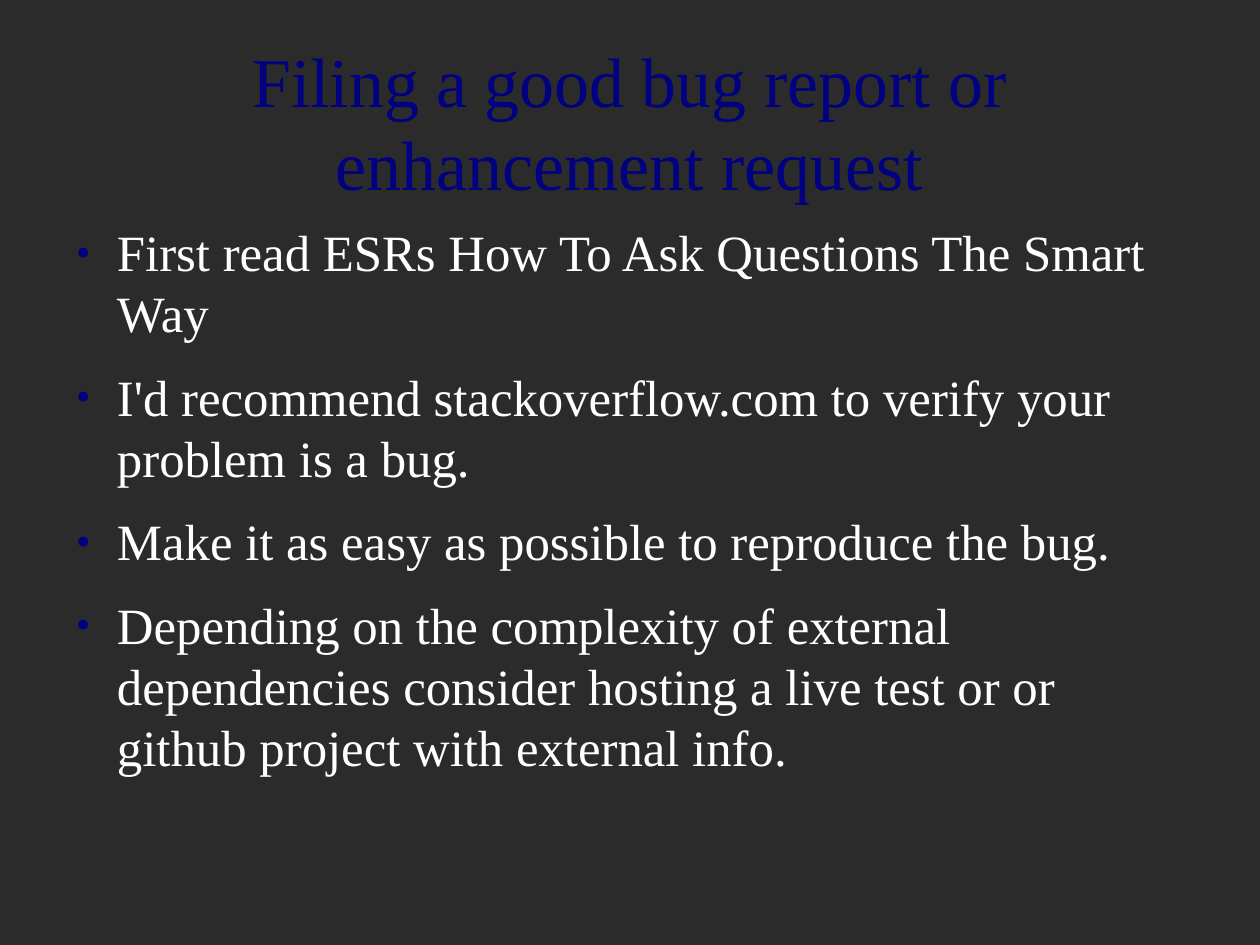
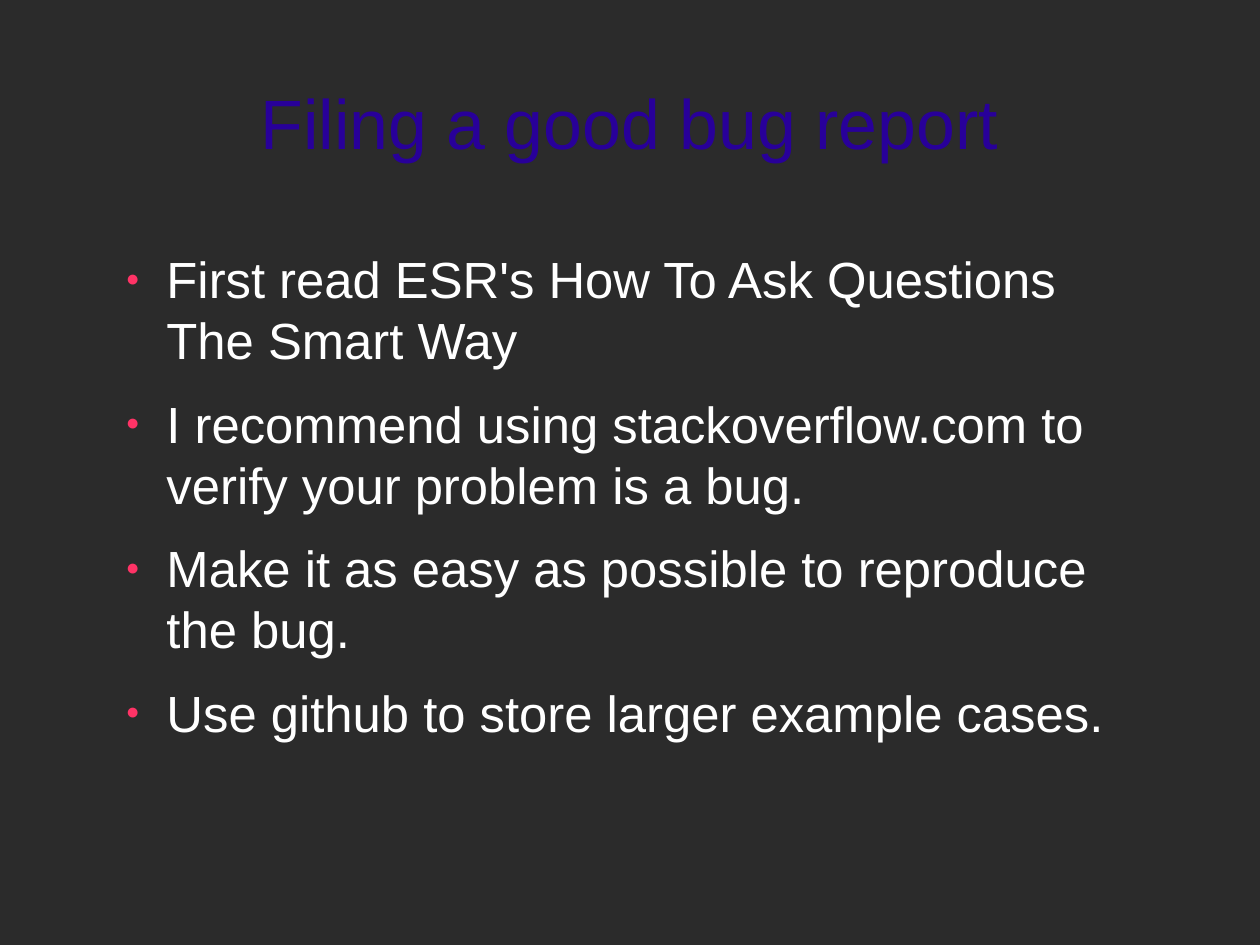
Before and after one commit to zippy1981/TalkMaterials, a slide deck: slide 10 of NYPHP/2010-May/Hacking PHP for Fun and Profit.odp (slide 9 before the commit). Drawn at 1260x945 pixels with LibreOffice and Linux fonts; fonts in the diff are those of the drawing; background and template pictures are left out; a plain dark background stands for a picture behind light text. Boxes give left, top, right and bottom in pixels: in the first picture for what was removed or moved away, otherwise in the second. Text is boxed around its words. In the diff, an @@ line names an element or a change of style, - is before the commit and + after.

```diff
--- a/NYPHP/2010-May/Hacking PHP for Fun and Profit.odp
+++ b/NYPHP/2010-May/Hacking PHP for Fun and Profit.odp
@@ title at bbox=[261, 98, 997, 162]: text changed; font Times New Roman to Arial; text colour #000080 to #280099 @@
-Filing a good bug report or enhancement request
+Filing a good bug report
@@ text "First read ESR's How To ...": place and size @@
-text "First read ESR's How To ..." at bbox=[117, 235, 1144, 776]
+text "First read ESR's How To ..." at bbox=[166, 261, 1104, 742]
@@ text at bbox=[166, 261, 1083, 514]: text changed; font Times New Roman to Arial @@
-● First read ESRs How To Ask Questions The Smart Way
-● I'd recommend stackoverflow.com to verify your problem is a bug.
+● First read ESR's How To Ask Questions The Smart Way
+● I recommend using stackoverflow.com to verify your problem is a bug.
@@ text at bbox=[166, 550, 1087, 659]: font Times New Roman to Arial in "Make it as easy as possible to ..."; bullet colour #000080 to #FF3366 @@
@@ text at bbox=[166, 695, 1104, 742]: text changed; font Times New Roman to Arial @@
-● Depending on the complexity of external dependencies consider hosting a live test or or github project with external info.
+● Use github to store larger example cases.
```
Also in this commit, not shown: 34 other slides changed, 7 slides added, 3 slides removed.
